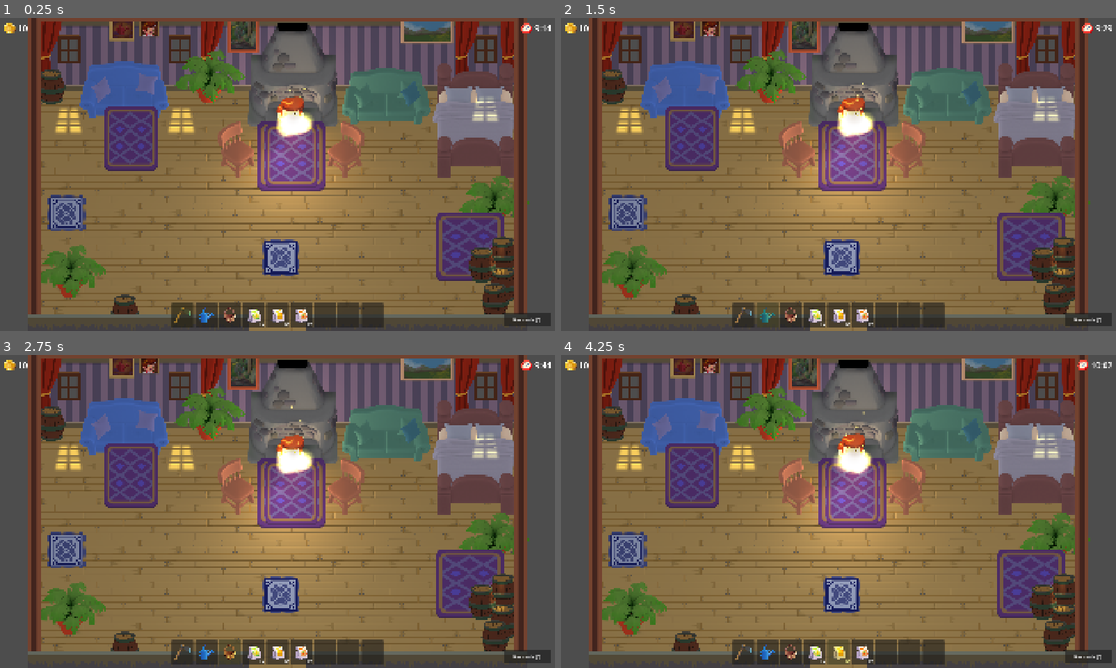
Above: before the commit, frames 1-4 (two rows, left to right).
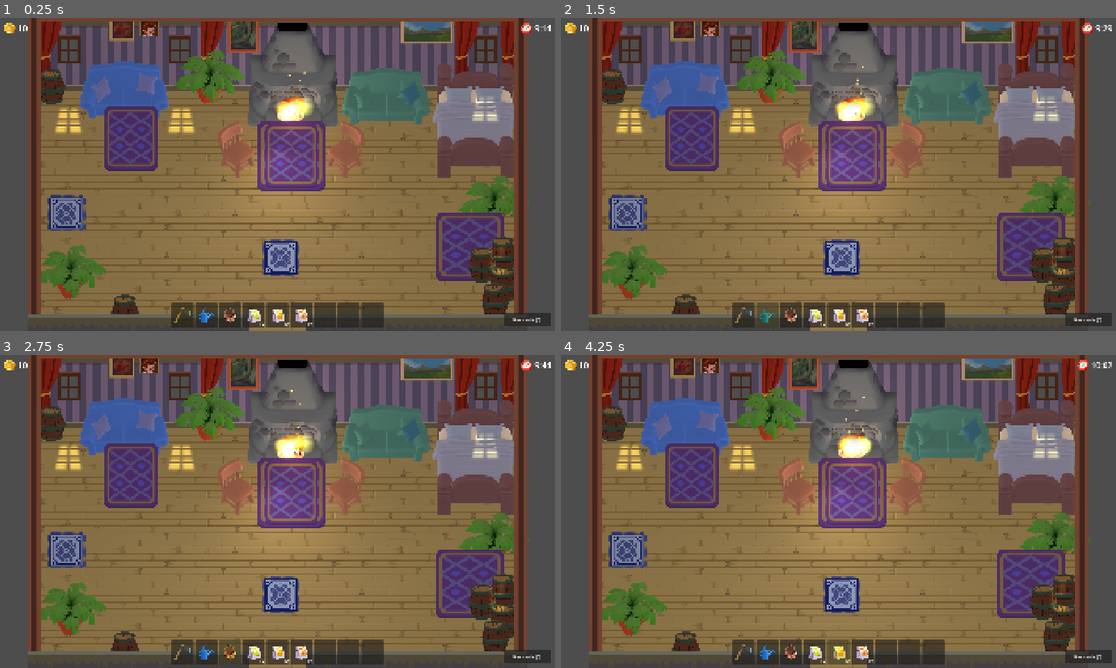
Above: after the commit, the same moments.

Repository: enjin/platform-sample-game-client-godot
Game: Godot game, scene res://scenes/house_interior.tscn
Same seed, same stepped clock (60 frames per second), same inputs: the game is played once before the commit and once after it. This scene is started directly instead of the project's main scene.
Inputs (mouse positions are in pixels of both pictures, inside the frame that each line leads up to):
- Up to frame 1 (0.25 s): no input
- Up to frame 2 (1.5 s): click (744, 315) at 0.52 s; click (766, 315) at 1.27 s
- Up to frame 3 (2.75 s): click (227, 652) at 2.02 s
- Up to frame 4 (4.25 s): click "10" at 2.75 s; click "10" at 3.5 s

The runs differ from the first frame. In frame 1, 1.2% of the frame differs, in the area x 43-63%, y 17-58%; in frame 2, 1.2%; in frame 3, 1.2%; in frame 4, 1.3%, in the area x 43-66%, y 13-58%.

Commit message:
fix fires

Diff:
--- a/scenes/farm_outdoor.tscn
+++ b/scenes/farm_outdoor.tscn
@@ -21,6 +21,7 @@
 [ext_resource type="Script" uid="uid://bh2k88pvxrewu" path="res://scripts/game/lamp_lights.gd" id="19_lamps"]
 [ext_resource type="Script" path="res://scripts/game/lamp_sway.gd" id="25_sway"]
 [ext_resource type="Script" path="res://scripts/game/foliage_wind.gd" id="26_wind"]
+[ext_resource type="PackedScene" path="res://scenes/world/fireplace_fire.tscn" id="27_fire"]
 [ext_resource type="PackedScene" path="res://scenes/world/chimney_smoke.tscn" id="20_smoke"]
 [ext_resource type="PackedScene" path="res://scenes/world/waterfall_mist.tscn" id="21_mist"]
 [ext_resource type="Script" uid="uid://5vg21g4kt5ty" path="res://scripts/game/effects/day_gated_light.gd" id="22_nightlight"]
@@ -29,6 +30,9 @@
 
 [sub_resource type="RectangleShape2D" id="shape_door"]
 size = Vector2(96, 40)
+
+[sub_resource type="CanvasItemMaterial" id="campfire_mix"]
+blend_mode = 0
 
 [node name="FarmOutdoor" type="Node2D" unique_id=609993272]
 y_sort_enabled = true
@@ -121,6 +125,22 @@
 script = ExtResource("26_wind")
 props_root = NodePath("../Maps/Props")
 
+[node name="CampfireFire" parent="." instance=ExtResource("27_fire")]
+position = Vector2(1417, -688)
+
+[node name="Flames" parent="CampfireFire" index="0"]
+material = SubResource("campfire_mix")
+
+[node name="Core" parent="CampfireFire" index="1"]
+material = SubResource("campfire_mix")
+
+[node name="Light" parent="CampfireFire" index="4"]
+visible = false
+
+[node name="GlowCore" parent="CampfireFire" index="5"]
+energy = 0.22
+texture_scale = 0.45
+
 [node name="ChimneySmoke" parent="." unique_id=1783917101 instance=ExtResource("20_smoke")]
 position = Vector2(805.76, -352.64)
 
--- a/scenes/house_interior.tscn
+++ b/scenes/house_interior.tscn
@@ -67,8 +67,22 @@
 texture_scale = 5.5
 
 [node name="FireplaceFire" parent="." instance=ExtResource("9_fire")]
-position = Vector2(35.07, -112.0)
+position = Vector2(35.07, -148.0)
 z_index = 1
+
+[node name="Flames" parent="FireplaceFire" index="0"]
+amount = 12
+
+[node name="Core" parent="FireplaceFire" index="1"]
+amount = 3
+
+[node name="Light" parent="FireplaceFire" index="4"]
+energy = 0.5
+texture_scale = 2.2
+
+[node name="GlowCore" parent="FireplaceFire" index="5"]
+energy = 0.15
+texture_scale = 0.55
 
 [node name="WindowLight1" type="PointLight2D" parent="."]
 position = Vector2(-220.8, -246.4)
